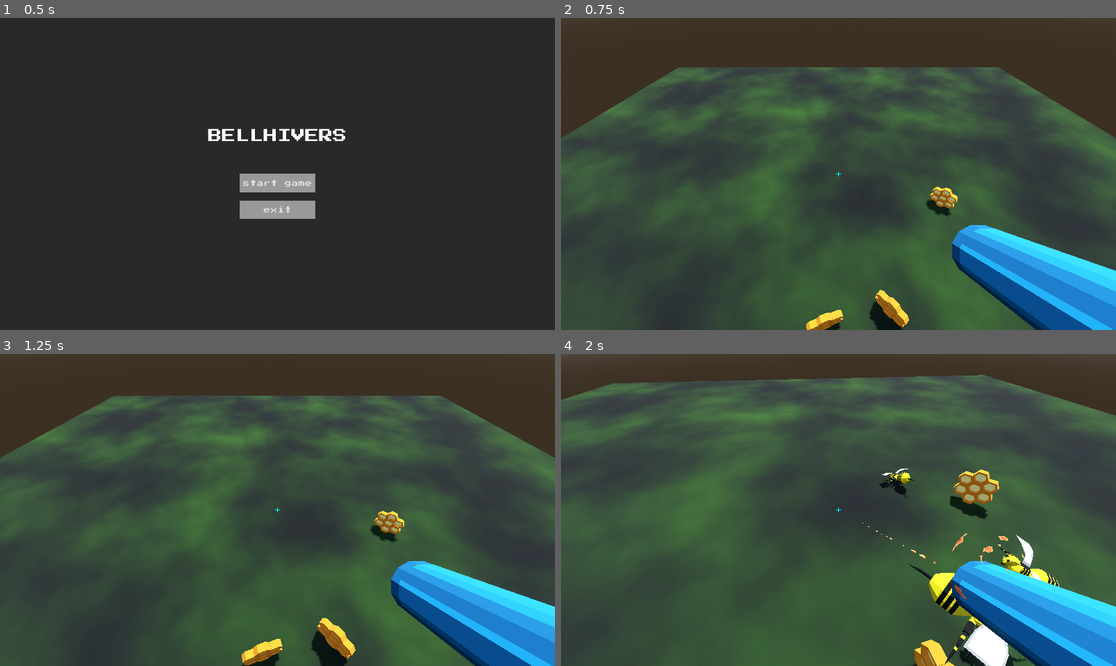
Above: before the commit, frames 1-4 (two rows, left to right).
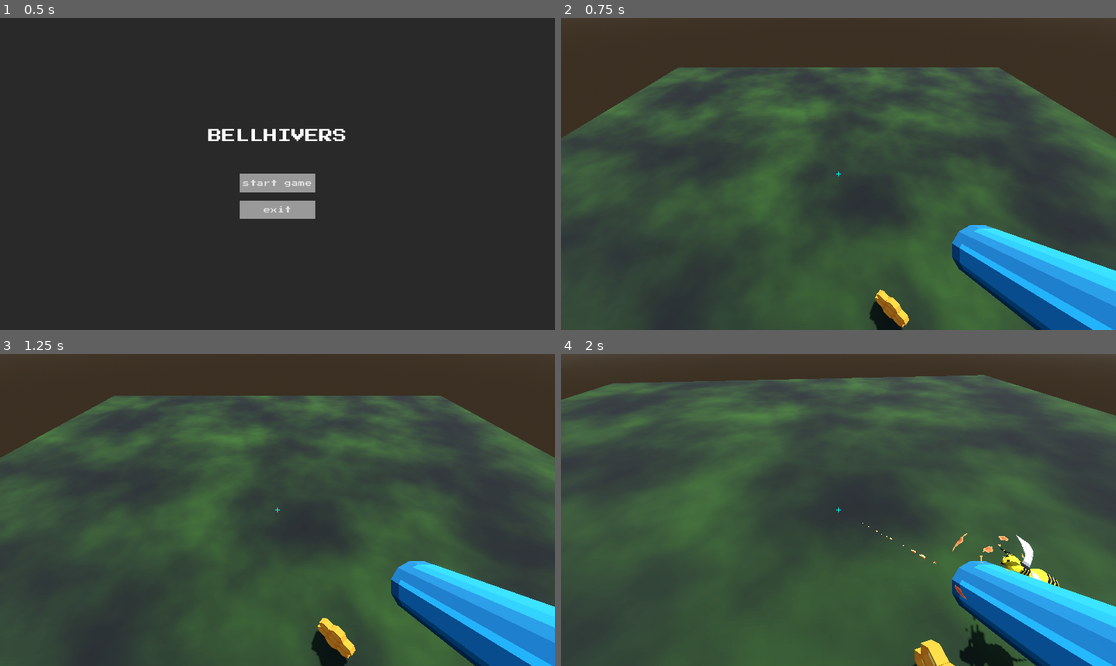
Above: after the commit, the same moments.

Repository: partkyle/bellhivers
Game: Godot game, scene res://scenes/main.tscn
Same seed, same stepped clock (60 frames per second), same inputs: the game is played once before the commit and once after it.
Inputs (mouse positions are in pixels of both pictures, inside the frame that each line leads up to):
- Up to frame 1 (0.5 s): no input
- Up to frame 2 (0.75 s): click "start game" at 0.5 s
- Up to frame 3 (1.25 s): no input
- Up to frame 4 (2 s): tap Enter at 1.25 s; move the mouse to (866, 510) at 1.27 s; press the mouse at (866, 510) at 1.28 s; hold W (move_up) from 1.28 s (still down); tap Space (jump) at 1.52 s

Frame 1 is identical in both runs. In frame 2, 0.7% of the frame differs, in the area x 44-72%, y 54-100%; in frame 3, 0.9%; in frame 4, 2.5%, in the area x 57-81%, y 36-100%.

Commit message:
fixed level spawning

Diff:
--- a/data/game_over.gd
+++ b/data/game_over.gd
@@ -5,17 +5,19 @@
 
 static var bee_phrases = [
 	"buzz buzz",
+	"that stings",
 ]
 
 static var bell_phrases = [
 	"you got rung",
 	"ask not for who the bell tolls",
 	"it tolls for thee",
+	"ding dong. who's there? you. dead.",
 ]
 
 static var fall_phrases = [
 	"you fell into infinity",
-	"spring has sprung, but you have not"
+	"minor gravity allergy",
 ]
 
 static func cause_to_text(cause: Cause) -> String:
--- a/scenes/level_controller.gd
+++ b/scenes/level_controller.gd
@@ -13,38 +13,34 @@
 
 # Called when the node enters the scene tree for the first time.
 func _ready():
-	print_debug('connecting to game_started')
 	EventBus.game_started.connect(game_started)
+	EventBus.level_complete.connect(next_level)
 
 func game_started():
-	print_debug('game started')
 	if current_level:
 		current_level.free()
 		current_level = null
 
 	if current_player:
-		printerr('Player already exists! This should not have happend. What did you do!??!')
 		current_player.free()
 		current_player = null
 
 	current_floor = 0
-	create_level()
+	next_level()
 
 	current_player = player_scn.instantiate()
 	current_player.game_start_position = player_initial_position
 	get_tree().root.add_child.call_deferred(current_player)
 
-func create_level():
+func next_level():
 	var level = level_scn.instantiate()
+	level.current_floor = current_floor
 	add_child(level)
 	level.global_position = global_position + Vector3.DOWN * drop_per_floor * current_floor
 
 	current_floor += 1
 
-	print_debug(' on floor ', current_floor)
-
 	if current_level:
 		current_level.destroy()
 
 	current_level = level
-	current_level.connect('level_complete', create_level)
--- a/scripts/hive_controller.gd
+++ b/scripts/hive_controller.gd
@@ -5,16 +5,20 @@
 @export var hive_spawn_range := Vector2(-20, 20)
 
 @onready var enemy_container = $"../EnemyContainer"
+@onready var level = $".."
 
-var hives_to_spanwn := 3
 var hives_left := 0
 
 func _ready():
-	for i in hives_to_spanwn:
+	for i in hives_to_spanwn():
 		var hive = hive_scn.instantiate()
 		hive.enemy_container = enemy_container
 		add_child(hive)
 		hive.transform.origin = Vector3(randf_range(hive_spawn_range.x, hive_spawn_range.y), 0, randf_range(hive_spawn_range.x, hive_spawn_range.y))
+
+func hives_to_spanwn():
+	# make sure there is at least 1
+	return max((level.current_floor + 1) / 2, 1)
 
 func _on_child_entered_tree(node):
 	hives_left += 1
--- a/scripts/level.gd
+++ b/scripts/level.gd
@@ -1,5 +1,7 @@
 class_name Level
 extends Node3D
 
+var current_floor := 1
+
 func destroy():
 	queue_free()
